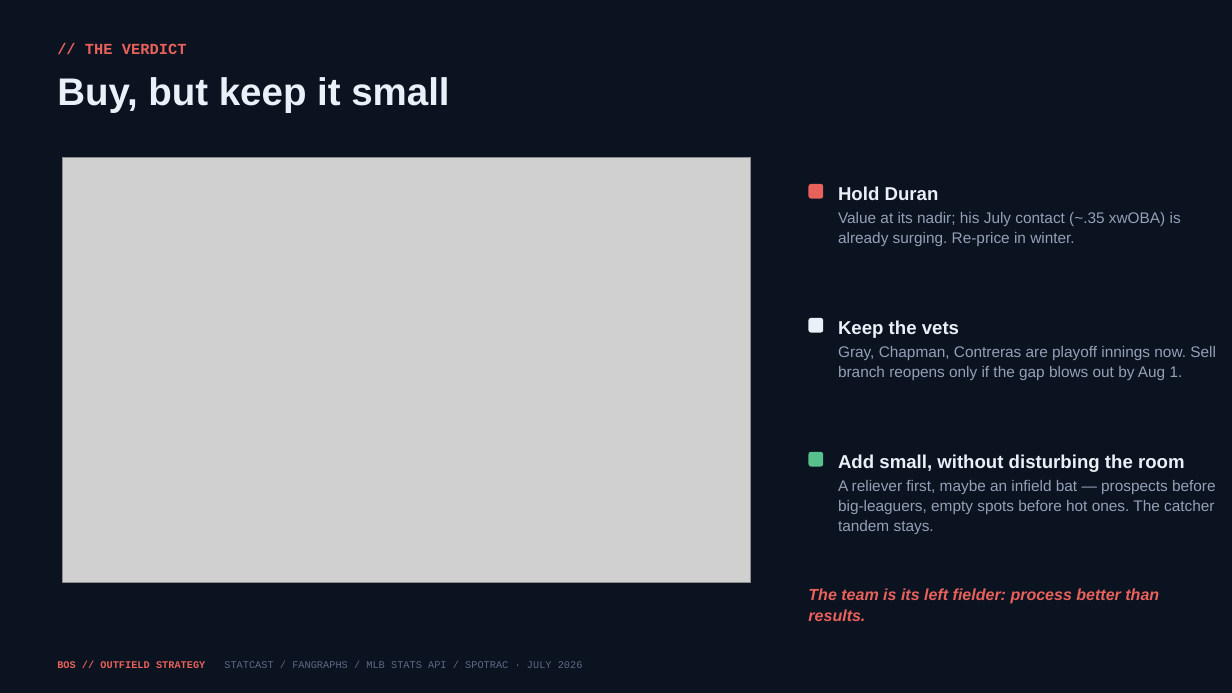
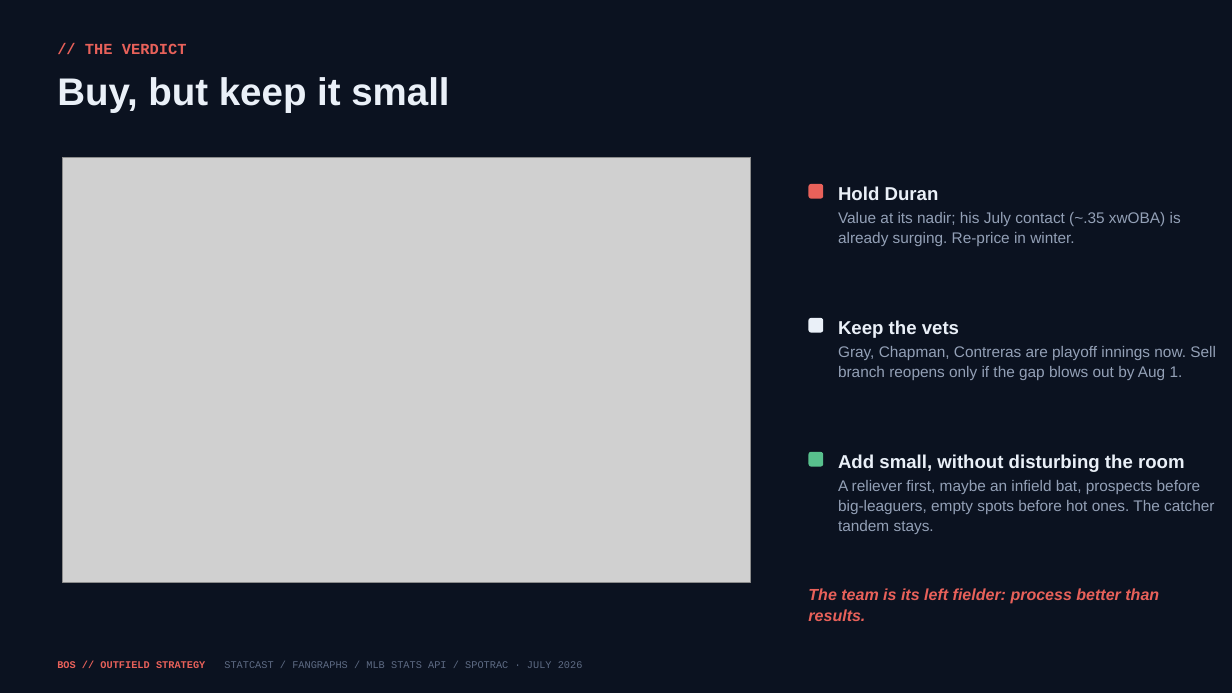
Before and after one commit to justinloo12/jarren-duran-outlier-analysis, a slide deck: slide 3 of outputs/Red_Sox_Outfield_Strategy.pptx. Drawn at 1232x693 pixels with LibreOffice and Linux fonts; fonts in the diff are those of the drawing; grey boxes stand for pictures. Boxes give left, top, right and bottom in pixels: in the first picture for what was removed or moved away, otherwise in the second. Text is boxed around its words. In the diff, an @@ line names an element or a change of style, - is before the commit and + after.

```diff
--- a/outputs/Red_Sox_Outfield_Strategy.pptx
+++ b/outputs/Red_Sox_Outfield_Strategy.pptx
@@ text at bbox=[838, 480, 1214, 534]: text changed @@
-A reliever first, maybe an infield bat — prospects before big-leaguers, empty spots before hot ones. The catcher tandem stays.
+A reliever first, maybe an infield bat, prospects before big-leaguers, empty spots before hot ones. The catcher tandem stays.
```
Also in this commit, not shown: 13 other slides changed, 6 other files.
